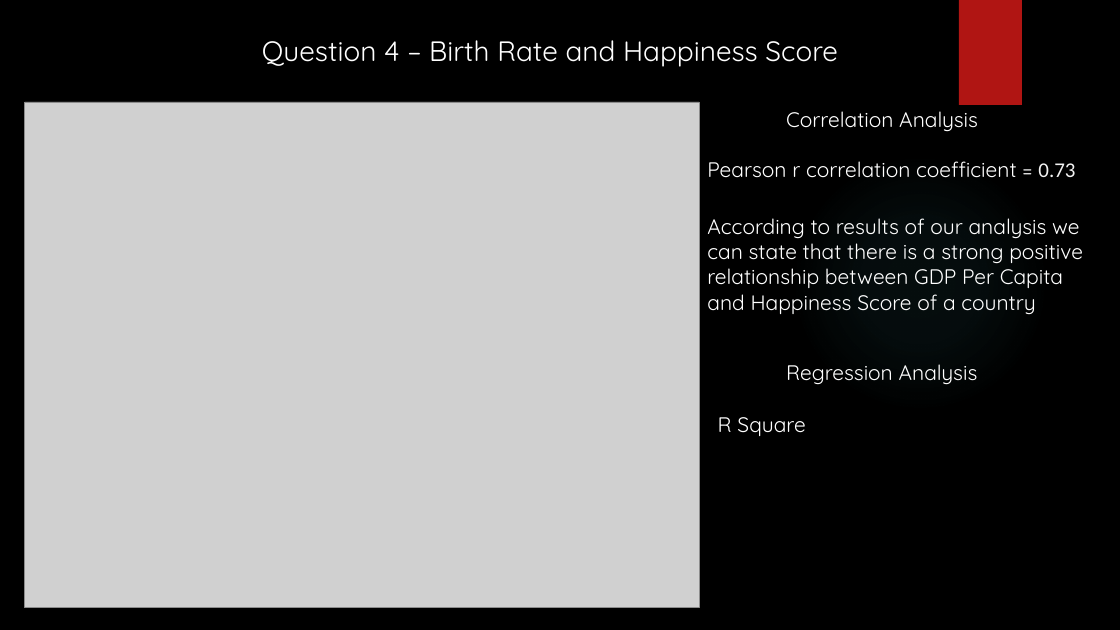
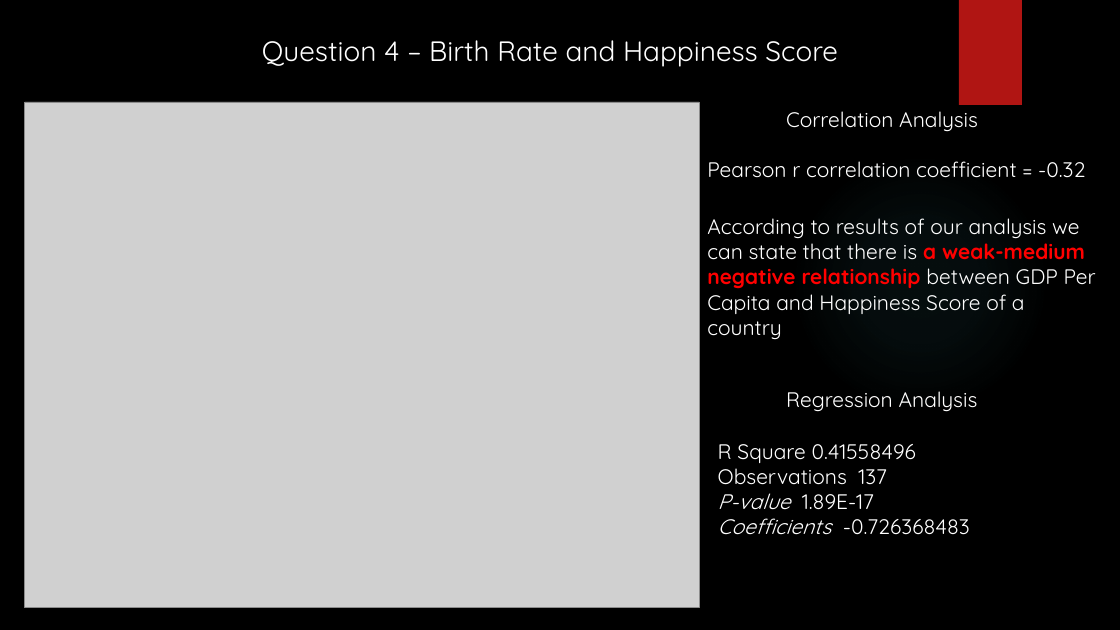
Before and after one commit to sinancengiz/World_Happiness, a slide deck: slide 9 of Project_1_Team_7_Presentation.pptx (slide 8 before the commit). Drawn at 1120x630 pixels with LibreOffice and Linux fonts; fonts in the diff are those of the drawing; grey boxes stand for pictures; background and template pictures are left out. Boxes give left, top, right and bottom in pixels: in the first picture for what was removed or moved away, otherwise in the second. Text is boxed around its words. In the diff, an @@ line names an element or a change of style, - is before the commit and + after.

Commit message:
for birthrate and hapiness regration analysis added

```diff
--- a/Project_1_Team_7_Presentation.pptx
+++ b/Project_1_Team_7_Presentation.pptx
@@ text at bbox=[707, 161, 1085, 178]: text changed @@
-Pearson r correlation coefficient = 0.73
+Pearson r correlation coefficient = -0.32
@@ text at bbox=[707, 218, 1096, 339]: text changed @@
-According to results of our analysis we can state that there is a strong positive relationship between GDP Per Capita and Happiness Score of a country
+According to results of our analysis we can state that there is a weak-medium negative relationship between GDP Per Capita and Happiness Score of a country
@@ text "Regression Analysis": place and size @@
-text "Regression Analysis" at bbox=[786, 364, 978, 385]
+text "Regression Analysis" at bbox=[786, 391, 978, 412]
@@ text at bbox=[718, 444, 970, 535]: text changed @@
-R Square
+R Square 0.41558496
+Observations 137
+P-value 1.89E-17
+Coefficients -0.726368483
```
Also in this commit, not shown: 1 other slide changed, 5 slides removed.
